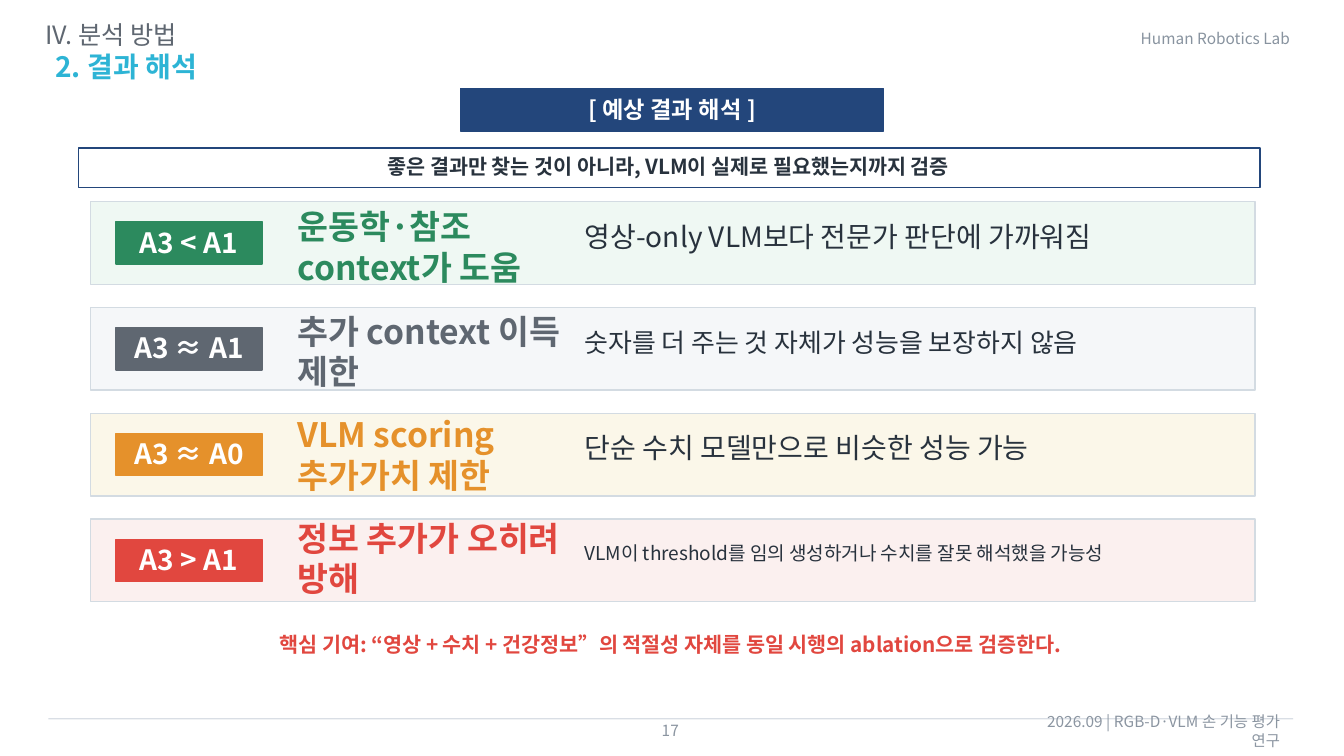
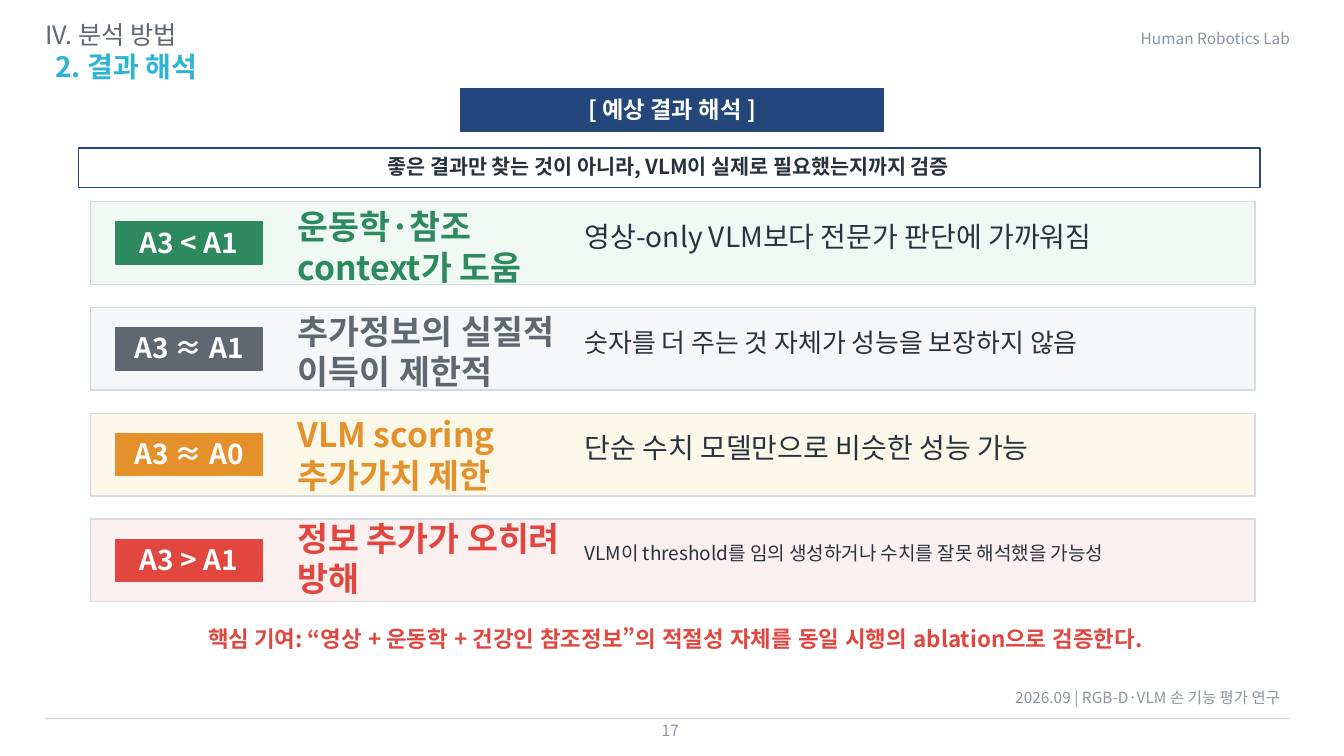
Before and after one commit to passtock/casstone, a slide deck: slide 17 of capstone/연구계획서22000561이재용0910.pptx. Drawn at 1344x756 pixels with LibreOffice and Linux fonts; fonts in the diff are those of the drawing. Boxes give left, top, right and bottom in pixels: in the first picture for what was removed or moved away, otherwise in the second. Text is boxed around its words. In the diff, an @@ line names an element or a change of style, - is before the commit and + after.

```diff
--- a/capstone/연구계획서22000561이재용0910.pptx
+++ b/capstone/연구계획서22000561이재용0910.pptx
@@ text at (x1=297, y1=316, x2=554, y2=387): text changed @@
-추가 context 이득 제한
+추가정보의 실질적 이득이 제한적
@@ text at (x1=208, y1=627, x2=1143, y2=649): text changed; size 14.8 to 16 pt @@
-핵심 기여: “영상 + 수치 + 건강정보”의 적절성 자체를 동일 시행의 ablation으로 검증한다.
+핵심 기여: “영상 + 운동학 + 건강인 참조정보”의 적절성 자체를 동일 시행의 ablation으로 검증한다.
@@ text "2026.09 | RGB-D·VLM 손 기능 ..." rewrapped from (x1=1047, y1=714, x2=1280, y2=747) to (x1=1015, y1=690, x2=1280, y2=704) @@
@@ line moved from (48, 719) - (1294, 719) to (45, 719) - (1291, 719) @@
```
Also in this commit, not shown: 13 other slides changed.
